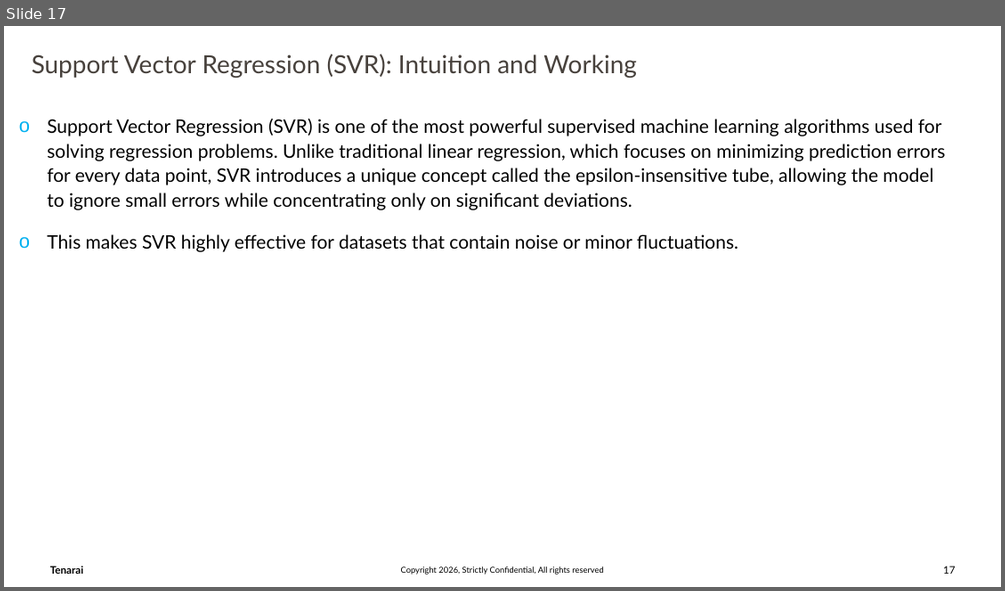
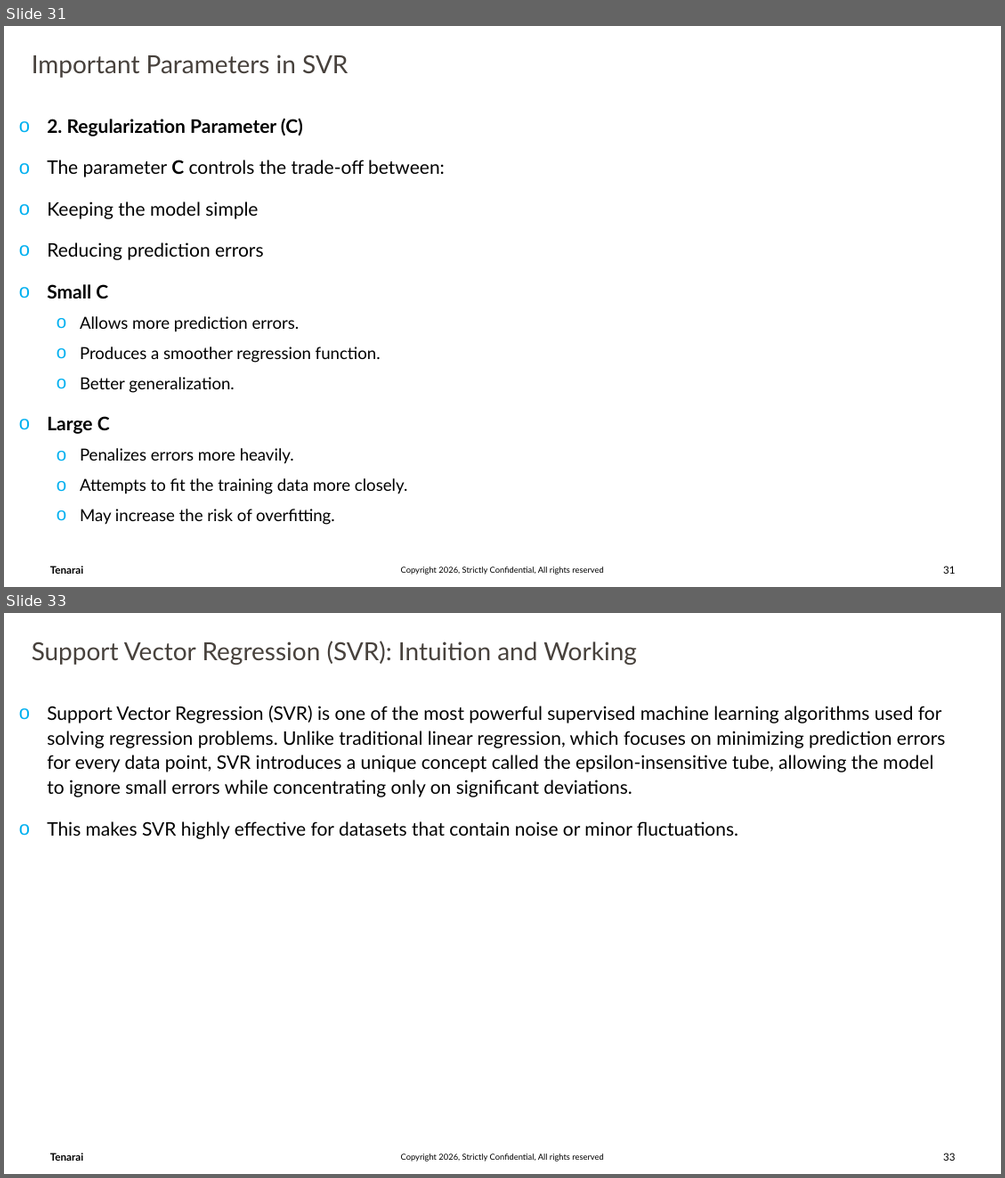
Before and after one commit to trivedi-ashutosh2013/Training_Content, a slide deck: Machine_Learning/AI_ML_Part03.pptx. Shown one above the other, each under a label of ours: slide 17 before the commit, slides 31 and 33 after it; the slides between them are not shown. The pictures are 1005x591 and 1005x1178 pixels, drawn with LibreOffice and Linux fonts; fonts in the diff are those of the drawing; background and template pictures are left out. Boxes give left, top, right and bottom in pixels: in the first picture for what was removed or moved away, otherwise in the second. Text is boxed around its words. In the diff, an @@ line names an element or a change of style, - is before the commit and + after.

```diff
--- a/Machine_Learning/AI_ML_Part03.pptx
+++ b/Machine_Learning/AI_ML_Part03.pptx
@@ slide 31 added at box(4, 26, 1001, 587), background #FFFFFF; not listed: 3 template elements that a slide beside it also shows @@
@@ text added at box(32, 54, 348, 78), 24 pt, text #47413C @@
+Important Parameters in SVR
@@ text added at box(47, 118, 445, 524), 16 pt, text #000000 @@
+o 2. Regularization Parameter (C)
+o The parameter C controls the trade-off between:
+o Keeping the model simple
+o Reducing prediction errors
+o Small C
+  o Allows more prediction errors.
+  o Produces a smoother regression function.
+  o Better generalization.
+o Large C
+  o Penalizes errors more heavily.
+  o Attempts to fit the training data more closely.
+  o May increase the risk of overfitting.
@@ what was slide 17 is now slide 33 @@
@@ page number at box(943, 1152, 955, 1160): text changed @@
-17
+33
```
Also in this commit, not shown: 15 other slides added.
